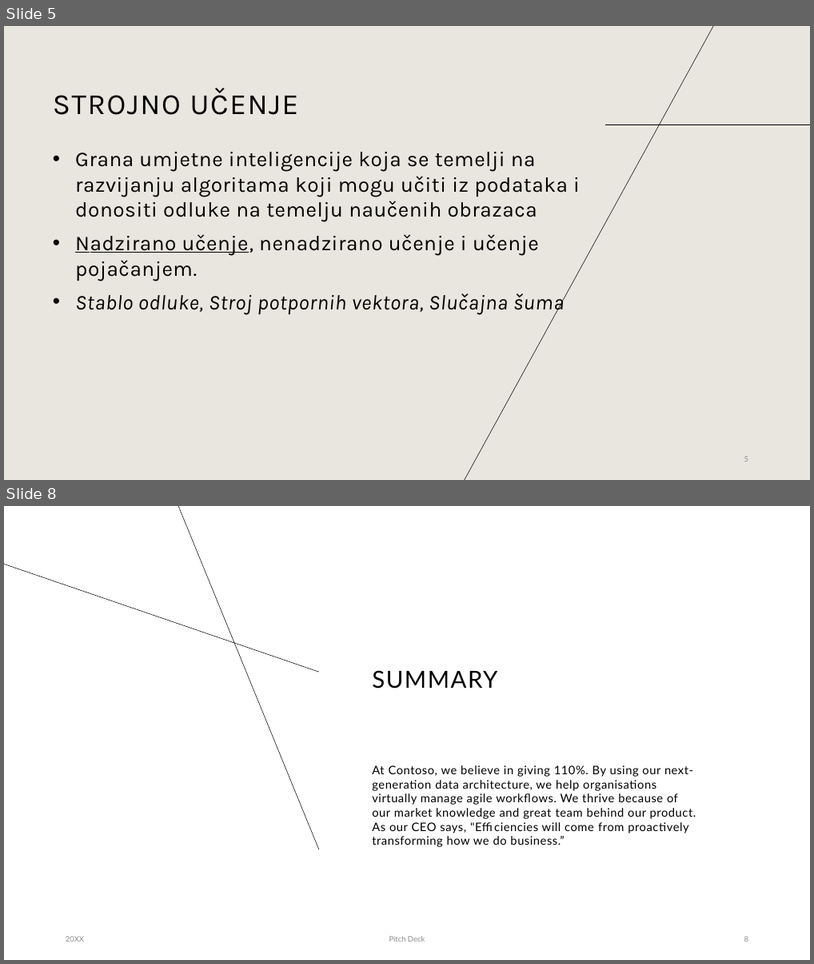
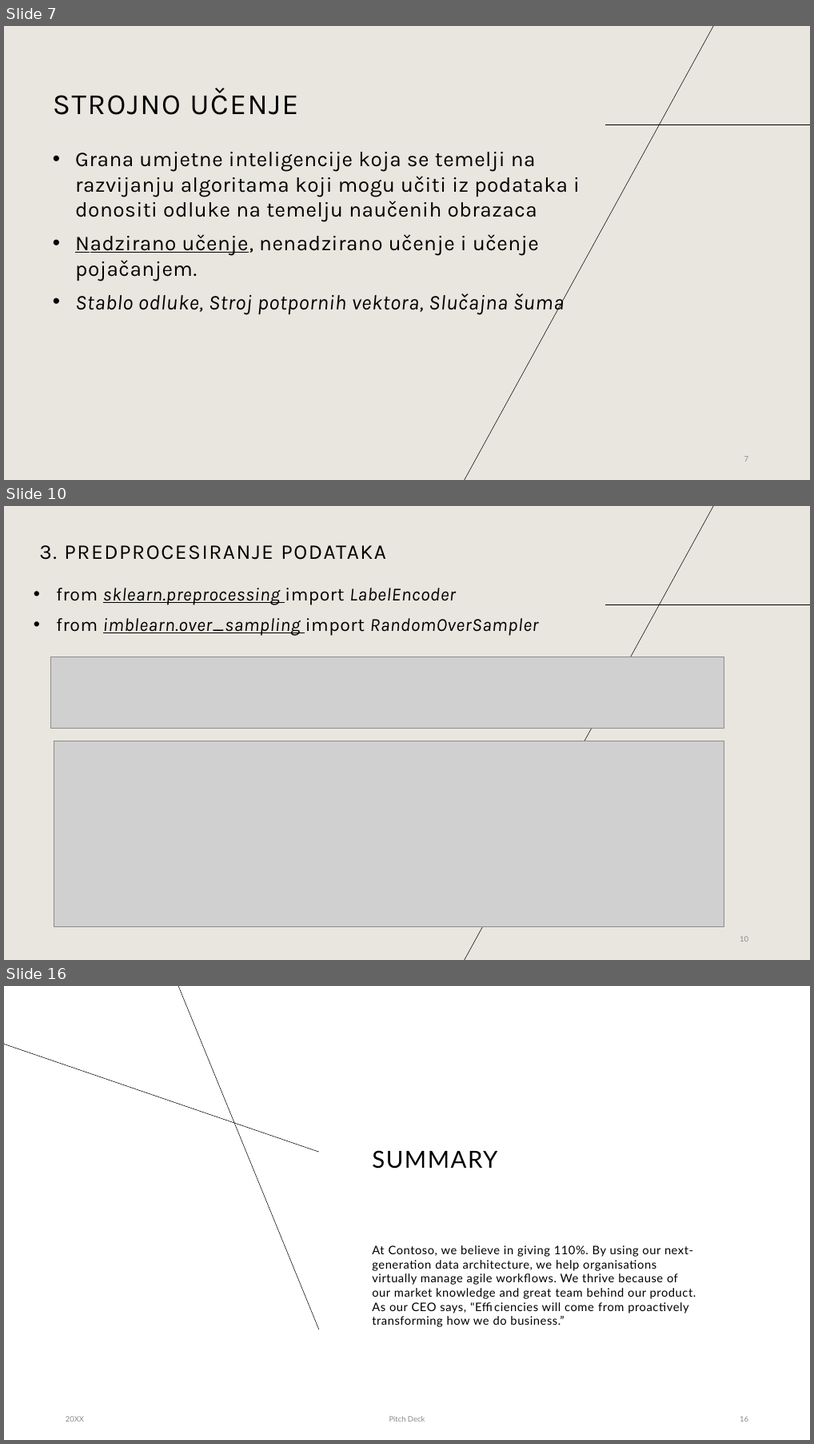
Before and after one commit to bpetra1/ML-Alzheimer-BrainMRI-Classification, a slide deck: prezentacija/ML_Alzheimer.pptx. Shown one above the other, each under a label of ours: slides 5 and 8 before the commit, slides 7, 10 and 16 after it; the slides between them are not shown. The pictures are 814x964 and 814x1444 pixels, drawn with LibreOffice and Linux fonts; fonts in the diff are those of the drawing; grey boxes stand for pictures. Boxes give left, top, right and bottom in pixels: in the first picture for what was removed or moved away, otherwise in the second. Text is boxed around its words. In the diff, an @@ line names an element or a change of style, - is before the commit and + after.

```diff
--- a/prezentacija/ML_Alzheimer.pptx
+++ b/prezentacija/ML_Alzheimer.pptx
@@ slide 10 added at (4, 506, 810, 960), background #E9E6DF; not listed: 2 template elements that a slide beside it also shows @@
@@ title added at (39, 545, 386, 560), 25 pt, text #000000 @@
+3. PREDPROCESIRANJE PODATAKA
@@ text added at (56, 588, 539, 636), 22 pt, text #000000, italic @@
+• from sklearn.preprocessing import LabelEncoder
+• from imblearn.over_sampling import RandomOverSampler
@@ picture added at (51, 656, 725, 728) @@
@@ picture added at (54, 740, 725, 927) @@
@@ page number added at (740, 936, 749, 941), 9 pt, text #8C8C8C @@
+10
@@ what was slide 5 is now slide 7 @@
@@ page number at (745, 456, 749, 461): text changed @@
-5
+7
@@ what was slide 8 is now slide 16 @@
@@ page number at (740, 1416, 749, 1421): text changed @@
-8
+16
```
Also in this commit, not shown: 1 slide changed, 8 other slides added, 1 slide removed, 1 other file.
